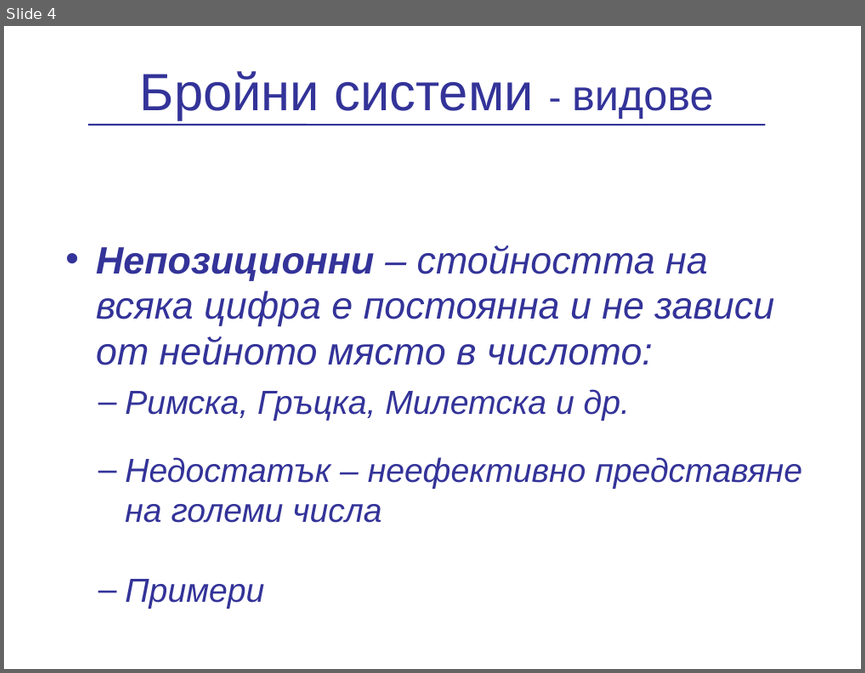
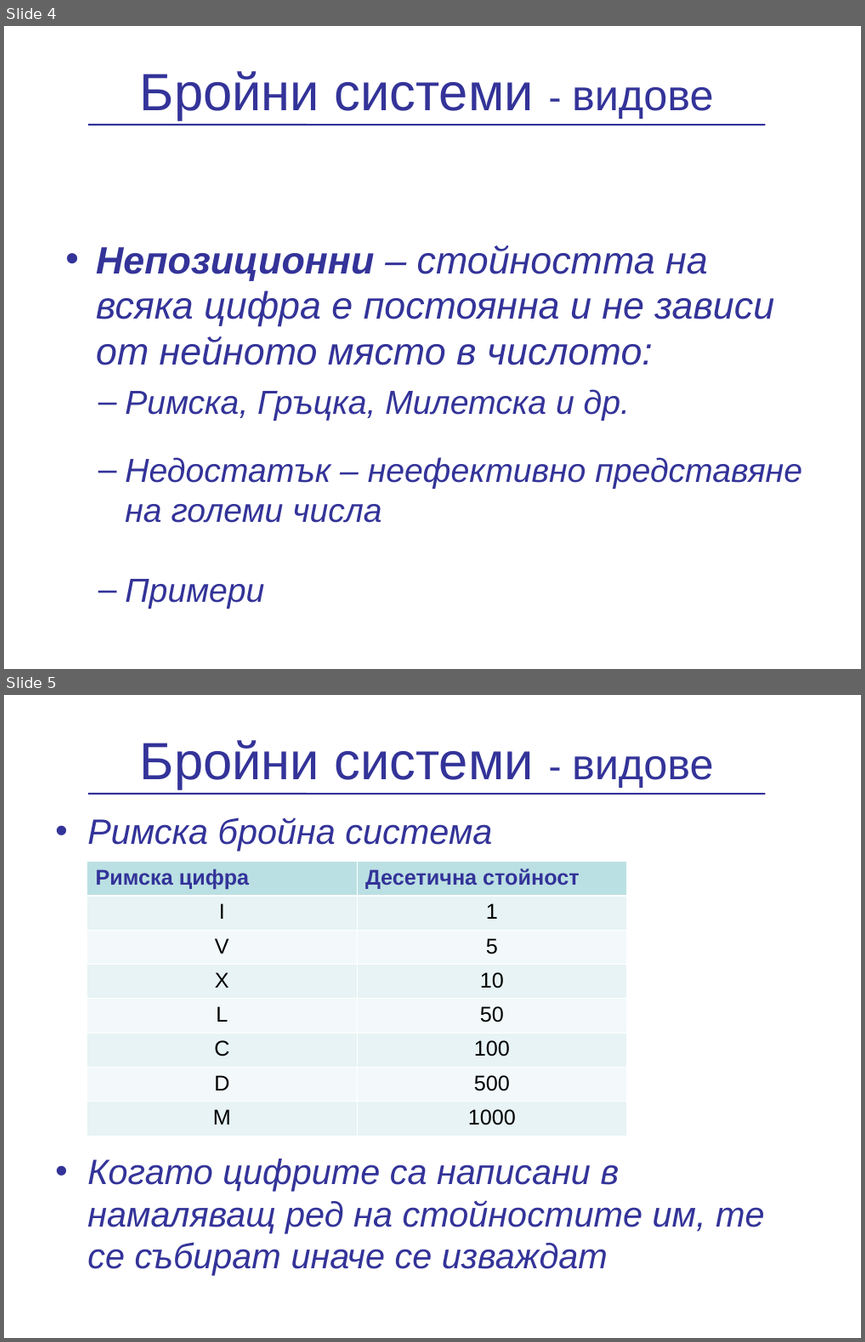
Before and after one commit to vpeevski/academy, a slide deck: Presentations/NumericalSystems/BroiniSistemi.ppt. Shown one above the other, each under a label of ours: slide 4 before the commit, slides 4 and 5 after it. The pictures are 865x673 and 865x1342 pixels, drawn with LibreOffice and Linux fonts; fonts in the diff are those of the drawing; background and template pictures are left out. Boxes give left, top, right and bottom in pixels: in the first picture for what was removed or moved away, otherwise in the second. Text is boxed around its words. In the diff, an @@ line names an element or a change of style, - is before the commit and + after.

Commit message:
Numerical systems presentation continue

```diff
--- a/Presentations/NumericalSystems/BroiniSistemi.ppt
+++ b/Presentations/NumericalSystems/BroiniSistemi.ppt
@@ slide 5 added at [4,695,861,1338], background picture (left out) @@
@@ title added at [140,740,714,789], 44 pt, text #333399 @@
+Бройни системи - видове
@@ line added from (88, 794) to (765, 794), #333399 1.5 pt @@
@@ text added at [87,817,765,1275], 29.6 pt, text #333399, italic @@
+• Римска бройна система
+• Когато цифрите са написани в намаляващ ред на стойностите им, те се събират иначе се изваждат
@@ table added at [87,862,627,1135], 8 rows, 2 columns @@
+Римска цифра | Десетична стойност
+I | 1
+V | 5
+X | 10
+L | 50
+C | 100
+D | 500
+M | 1000
```
